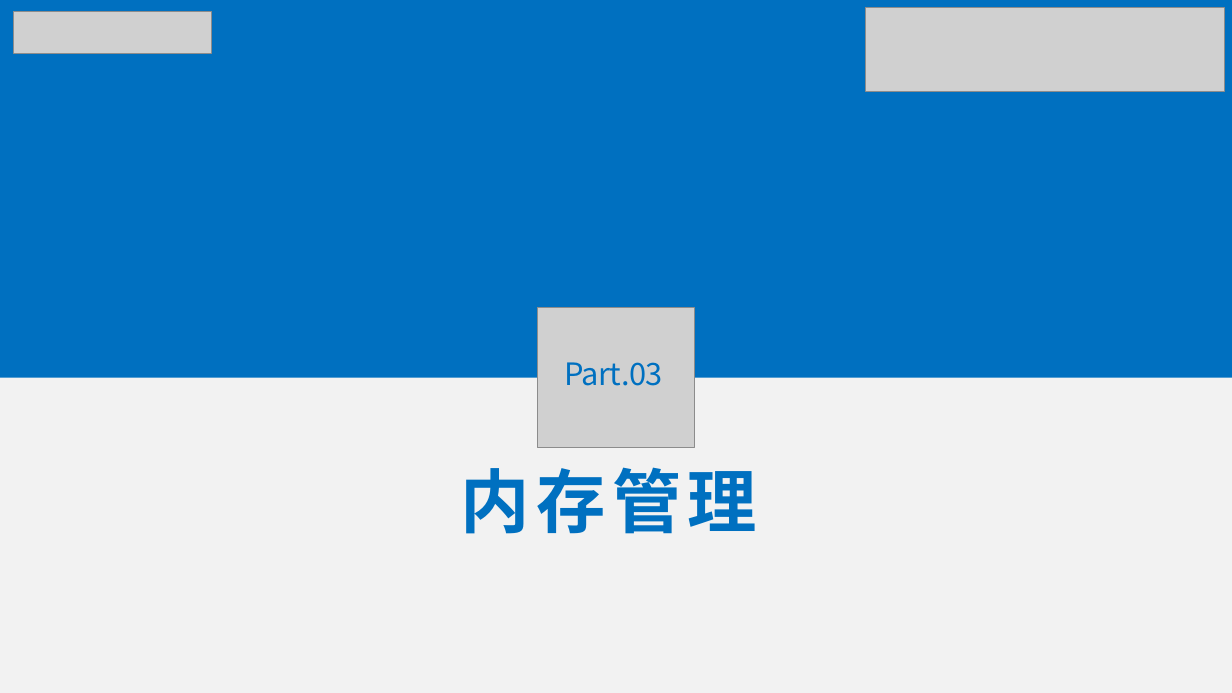
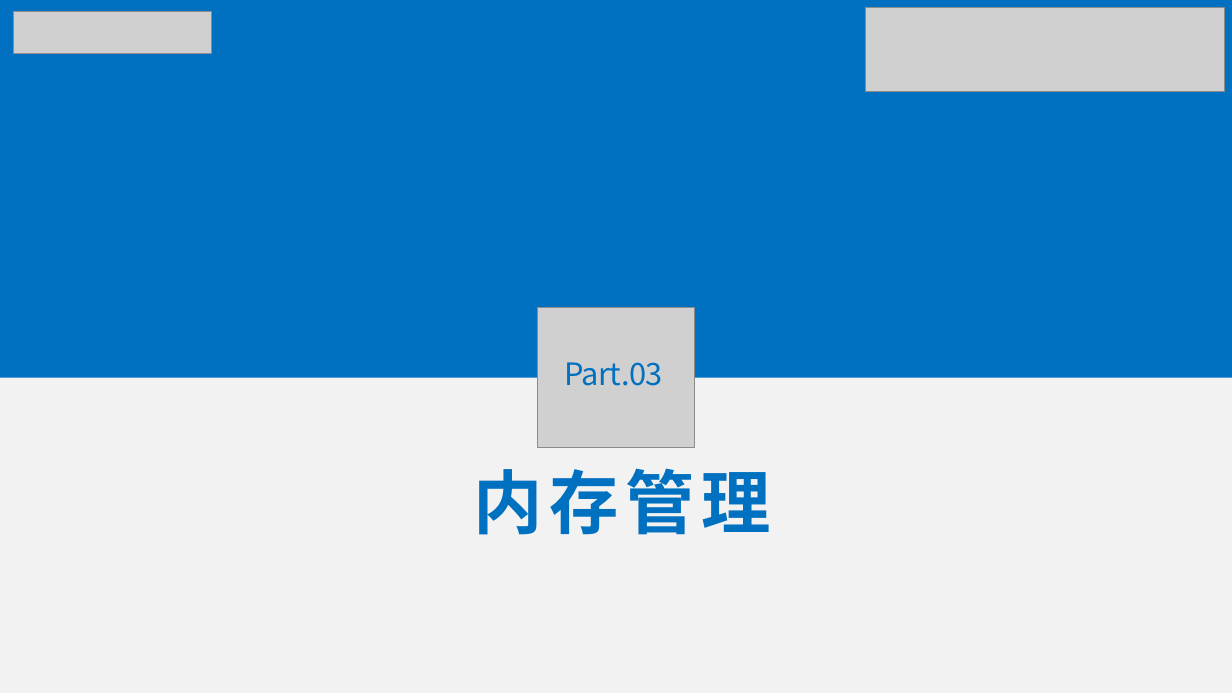
Before and after one commit to Anekoique/StarryX, a slide deck: slide 14 of docs/StarryX.pptx (slide 10 before the commit). Drawn at 1232x693 pixels with LibreOffice and Linux fonts; fonts in the diff are those of the drawing; grey boxes stand for pictures. Boxes give left, top, right and bottom in pixels: in the first picture for what was removed or moved away, otherwise in the second. Text is boxed around its words. In the diff, an @@ line names an element or a change of style, - is before the commit and + after.

```diff
--- a/docs/StarryX.pptx
+++ b/docs/StarryX.pptx
@@ text "内存管理" moved from (x1=461, y1=467, x2=757, y2=534) to (x1=474, y1=468, x2=770, y2=535) @@
```
Also in this commit, not shown: 18 other slides changed, 3 slides added, 1 slide removed, 3 other files.
